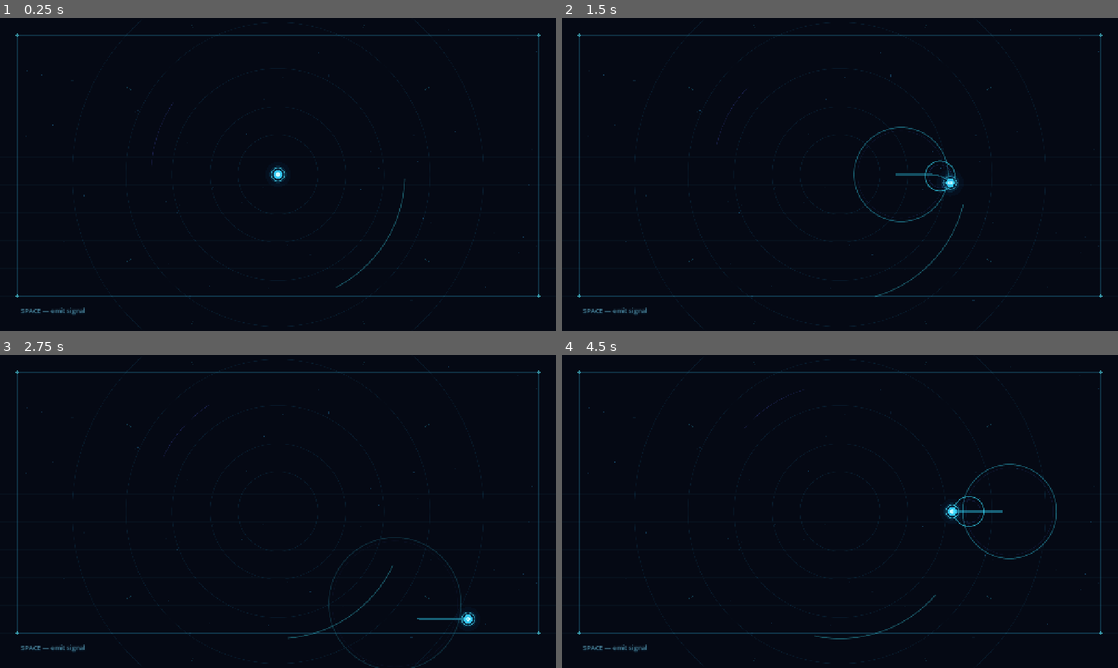
Above: before the commit, frames 1-4 (two rows, left to right).
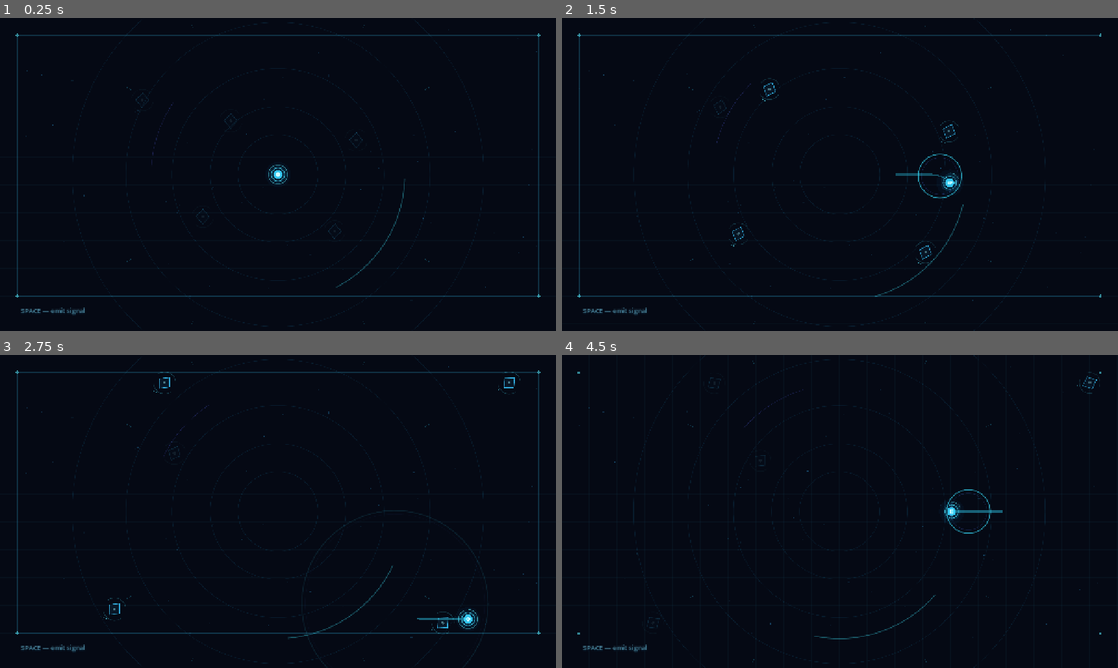
Above: after the commit, the same moments.

Repository: Gustavo-Wallace/hollow-signal
Game: Godot game, scene res://scenes/main.tscn
Two runs of this game, one before a commit and one after it. Both use one fixed random seed, a clock stepped at 60 frames per second and the inputs below.
Inputs:
- Up to frame 1 (0.25 s): no input
- Up to frame 2 (1.5 s): tap Enter (ui_accept) at 0.5, 0.6, 0.77, 1.07, 1.35 s; hold D (move_right) 0.53-1.28 s; hold S (move_down) from 1.28 s (still down)
- Up to frame 3 (2.75 s): tap Enter (ui_accept) at 1.52, 1.82, 2.1 s; release S (move_down) at 2.03 s; hold D (move_right) from 2.03 s (still down)
- Up to frame 4 (4.5 s): release D (move_right) at 2.78 s; hold W (move_up) 2.78-3.53 s; tap Enter (ui_accept) at 2.85, 3.02, 3.32, 3.6, 3.77, 4.07, 4.35 s; hold A (move_left) from 3.53 s (still down)

The runs differ from the first frame. In frame 1, less than 0.1% of the frame differs, in the area x 24-66%, y 23-71%; in frame 2, 1.0%; in frame 3, 0.4%; in frame 4, 1.9%, in the area x 2-98%, y 1-99%.

Commit message:
signal-reactive hidden enemies

Diff:
--- a/scenes/main.tscn
+++ b/scenes/main.tscn
@@ -1,7 +1,8 @@
-[gd_scene load_steps=3 format=3]
+[gd_scene load_steps=4 format=3]
 
 [ext_resource type="Script" path="res://scripts/arena.gd" id="1_arena"]
 [ext_resource type="Script" path="res://scripts/player.gd" id="2_player"]
+[ext_resource type="Script" path="res://scripts/echo_wraith.gd" id="3_wraith"]
 
 [node name="HollowSignal" type="Node2D"]
 script = ExtResource("1_arena")
@@ -12,6 +13,26 @@
 [node name="Player" type="Node2D" parent="."]
 position = Vector2(640, 360)
 script = ExtResource("2_player")
+
+[node name="EchoWraithA" type="Node2D" parent="."]
+position = Vector2(530, 235)
+script = ExtResource("3_wraith")
+
+[node name="EchoWraithB" type="Node2D" parent="."]
+position = Vector2(822, 280)
+script = ExtResource("3_wraith")
+
+[node name="EchoWraithC" type="Node2D" parent="."]
+position = Vector2(772, 492)
+script = ExtResource("3_wraith")
+
+[node name="EchoWraithD" type="Node2D" parent="."]
+position = Vector2(465, 458)
+script = ExtResource("3_wraith")
+
+[node name="EchoWraithE" type="Node2D" parent="."]
+position = Vector2(326, 188)
+script = ExtResource("3_wraith")
 
 [node name="Trail" type="Line2D" parent="Player"]
 top_level = true
--- a/scripts/arena.gd
+++ b/scripts/arena.gd
@@ -5,6 +5,9 @@
 
 var stars: Array[Dictionary] = []
 var drift := 0.0
+var camera_shake_time := 0.0
+var camera_shake_strength := 0.0
+@onready var arena_camera: Camera2D = $ArenaCamera
 
 
 func _ready() -> void:
@@ -14,6 +17,7 @@
 
 func _process(delta: float) -> void:
 	drift += delta
+	_update_camera_shake(delta)
 	queue_redraw()
 
 
@@ -22,6 +26,17 @@
 	pulse.set_script(PULSE_SCRIPT)
 	pulse.position = origin
 	add_child(pulse)
+	camera_shake_time = 0.15
+	camera_shake_strength = 7.0
+
+
+func _update_camera_shake(delta: float) -> void:
+	if camera_shake_time <= 0.0:
+		arena_camera.offset = Vector2.ZERO
+		return
+	camera_shake_time = maxf(0.0, camera_shake_time - delta)
+	var intensity := camera_shake_strength * (camera_shake_time / 0.15)
+	arena_camera.offset = Vector2(randf_range(-intensity, intensity), randf_range(-intensity, intensity))
 
 
 func _generate_stars() -> void:
--- /dev/null
+++ b/scripts/echo_wraith.gd
@@ -0,0 +1,118 @@
+extends Node2D
+
+const DORMANT_SPEED := 34.0
+const ALERT_SPEED := 92.0
+const REVEAL_DURATION := 2.6
+const ALERT_DURATION := 2.0
+const DEATH_DURATION := 0.52
+const ARENA_BOUNDS := Rect2(64.0, 64.0, 1152.0, 552.0)
+
+var health := 3
+var velocity := Vector2.ZERO
+var reveal_time := 0.0
+var alert_time := 0.0
+var reveal_amount := 0.08
+var flash_amount := 0.0
+var target_position := Vector2.ZERO
+var phase := 0.0
+var dying := false
+var death_time := 0.0
+
+
+func _ready() -> void:
+	add_to_group("echo_wraith")
+	target_position = global_position
+	phase = fmod(global_position.x * 0.021 + global_position.y * 0.013, TAU)
+	queue_redraw()
+
+
+func _process(delta: float) -> void:
+	if dying:
+		_process_death(delta)
+		return
+	_process_movement(delta)
+	reveal_time = maxf(0.0, reveal_time - delta)
+	alert_time = maxf(0.0, alert_time - delta)
+	flash_amount = maxf(0.0, flash_amount - delta * 3.8)
+	var target_reveal := 1.0 if reveal_time > 0.0 else 0.08
+	reveal_amount = move_toward(reveal_amount, target_reveal, delta * 1.45)
+	rotation += delta * (0.16 + alert_time * 0.14)
+	queue_redraw()
+
+
+func _process_movement(delta: float) -> void:
+	if alert_time <= 0.0:
+		var player := get_tree().get_first_node_in_group("signal_player") as Node2D
+		if player:
+			target_position = player.global_position
+	var direction := global_position.direction_to(target_position)
+	var speed := ALERT_SPEED if alert_time > 0.0 else DORMANT_SPEED
+	velocity = velocity.move_toward(direction * speed, delta * 64.0)
+	global_position += velocity * delta
+	global_position = global_position.clamp(ARENA_BOUNDS.position, ARENA_BOUNDS.end)
+
+
+func receive_signal_pulse(origin: Vector2, force: float, damage: int) -> void:
+	if dying:
+		return
+	var push_direction := origin.direction_to(global_position)
+	if push_direction == Vector2.ZERO:
+		push_direction = Vector2.RIGHT.rotated(phase)
+	velocity += push_direction * force
+	target_position = origin
+	reveal_time = REVEAL_DURATION
+	alert_time = ALERT_DURATION
+	flash_amount = 1.0
+	health -= damage
+	if health <= 0:
+		_begin_death()
+	queue_redraw()
+
+
+func _begin_death() -> void:
+	dying = true
+	death_time = 0.0
+	velocity = Vector2.ZERO
+	remove_from_group("echo_wraith")
+
+
+func _process_death(delta: float) -> void:
+	death_time += delta
+	queue_redraw()
+	if death_time >= DEATH_DURATION:
+		queue_free()
+
+
+func _draw() -> void:
+	if dying:
+		_draw_fragments()
+		return
+	var pulse := sin(Time.get_ticks_msec() * 0.002 + phase) * 0.5 + 0.5
+	var alpha := lerpf(0.09, 0.82, reveal_amount)
+	var glow_alpha := alpha * (0.28 + flash_amount * 0.72)
+	var cold := Color(0.22, 0.78, 1.0, alpha)
+	var shadow := Color(0.04, 0.12, 0.19, alpha * 0.8)
+	var diamond := PackedVector2Array([Vector2(0, -17), Vector2(15, 0), Vector2(0, 17), Vector2(-15, 0)])
+	draw_colored_polygon(diamond, shadow)
+	draw_line(diamond[0], diamond[1], cold, 1.3, true)
+	draw_line(diamond[1], diamond[2], cold, 1.3, true)
+	draw_line(diamond[2], diamond[3], cold, 1.3, true)
+	draw_line(diamond[3], diamond[0], cold, 1.3, true)
+	draw_arc(Vector2.ZERO, 24.0 + pulse * 2.0, 0.18, 2.25, 24, Color(0.3, 0.9, 1.0, glow_alpha), 1.3, true)
+	draw_arc(Vector2.ZERO, 24.0 + pulse * 2.0, 3.35, 5.48, 24, Color(0.3, 0.9, 1.0, glow_alpha), 1.3, true)
+	draw_circle(Vector2.ZERO, 3.4 + flash_amount * 1.8, Color(0.62, 0.96, 1.0, alpha * (0.52 + flash_amount * 0.48)))
+	if reveal_amount > 0.2:
+		for index in health:
+			draw_circle(Vector2(-6.0 + index * 6.0, 29.0), 1.6, Color(0.34, 0.9, 1.0, alpha * 0.7))
+
+
+func _draw_fragments() -> void:
+	var progress := clampf(death_time / DEATH_DURATION, 0.0, 1.0)
+	var alpha := (1.0 - progress) * 0.9
+	var directions := [Vector2(1, 0), Vector2(0.2, 1), Vector2(-0.8, 0.54), Vector2(-0.35, -0.94), Vector2(0.72, -0.7)]
+	for index in directions.size():
+		var direction: Vector2 = directions[index].normalized()
+		var offset := direction * (12.0 + progress * 52.0)
+		var tangent := direction.rotated(PI * 0.5) * (6.0 + progress * 9.0)
+		draw_line(offset - tangent, offset + tangent, Color(0.32, 0.9, 1.0, alpha), 2.0 - progress, true)
+	draw_circle(Vector2.ZERO, 13.0 * (1.0 - progress), Color(0.3, 0.85, 1.0, alpha * 0.24))
--- a/scripts/player.gd
+++ b/scripts/player.gd
@@ -3,6 +3,7 @@
 const MAX_SPEED := 330.0
 const ACCELERATION := 1250.0
 const DECELERATION := 1650.0
+const PULSE_COOLDOWN := 0.65
 const ARENA_BOUNDS := Rect2(62.0, 62.0, 1156.0, 556.0)
 
 var velocity := Vector2.ZERO
@@ -12,6 +13,7 @@
 
 
 func _ready() -> void:
+	add_to_group("signal_player")
 	trail_points.append(global_position)
 	queue_redraw()
 
@@ -22,7 +24,7 @@
 	pulse_cooldown = maxf(0.0, pulse_cooldown - delta)
 	if Input.is_action_just_pressed("ui_accept") and pulse_cooldown <= 0.0:
 		get_parent().emit_pulse(global_position)
-		pulse_cooldown = 0.28
+		pulse_cooldown = PULSE_COOLDOWN
 	queue_redraw()
 
 
@@ -47,9 +49,11 @@
 
 func _draw() -> void:
 	var pulse := sin(Time.get_ticks_msec() * 0.003) * 0.5 + 0.5
+	var cooldown_progress := 1.0 - pulse_cooldown / PULSE_COOLDOWN
 	draw_circle(Vector2.ZERO, 28.0 + pulse * 3.0, Color(0.05, 0.5, 0.82, 0.055))
 	draw_circle(Vector2.ZERO, 19.0 + pulse * 2.0, Color(0.1, 0.72, 1.0, 0.12))
 	draw_arc(Vector2.ZERO, 15.0, 0.0, TAU, 48, Color(0.3, 0.9, 1.0, 0.72), 1.2, true)
+	draw_arc(Vector2.ZERO, 22.0, -PI * 0.5, -PI * 0.5 + TAU * cooldown_progress, 32, Color(0.35, 0.93, 1.0, 0.52), 1.3, true)
 	draw_circle(Vector2.ZERO, 10.0, Color(0.22, 0.83, 1.0, 0.92))
 	draw_circle(Vector2.ZERO, 5.0, Color(0.8, 0.98, 1.0, 1.0))
 	draw_line(Vector2(-17, 0), Vector2(17, 0), Color(0.35, 0.9, 1.0, 0.3), 1.0)
--- a/scripts/pulse.gd
+++ b/scripts/pulse.gd
@@ -1,16 +1,28 @@
 extends Node2D
 
-const LIFETIME := 0.8
-const MAX_RADIUS := 175.0
+const LIFETIME := 0.72
+const MAX_RADIUS := 230.0
+const SIGNAL_FORCE := 240.0
+const SIGNAL_DAMAGE := 1
 
 var age := 0.0
+var affected_targets: Array[Node2D] = []
 
 
 func _process(delta: float) -> void:
 	age += delta
+	_apply_signal_to_reached_targets()
 	queue_redraw()
 	if age >= LIFETIME:
 		queue_free()
+
+
+func _apply_signal_to_reached_targets() -> void:
+	var radius := ease(clampf(age / LIFETIME, 0.0, 1.0), 0.72) * MAX_RADIUS
+	for target in get_tree().get_nodes_in_group("echo_wraith"):
+		if target is Node2D and target not in affected_targets and global_position.distance_to(target.global_position) <= radius:
+			affected_targets.append(target)
+			target.receive_signal_pulse(global_position, SIGNAL_FORCE, SIGNAL_DAMAGE)
 
 
 func _draw() -> void:
Not shown, added: scripts/echo_wraith.gd.uid
